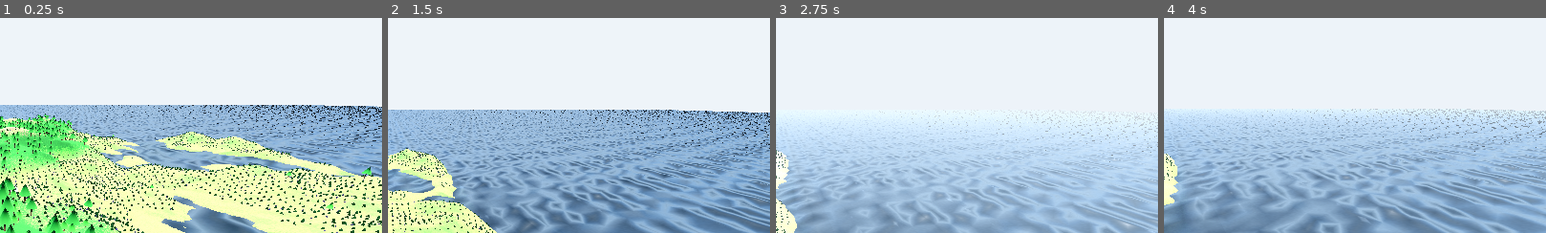
Above: before the commit, frames 1-4 (left to right).
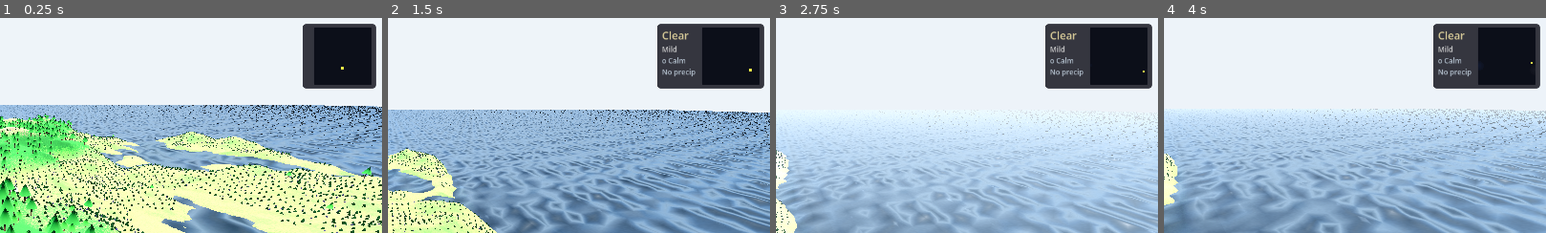
Above: after the commit, the same moments.

Repository: jpritchett/tweedempire
Game: Godot game, scene res://scenes/world.tscn
Same seed, same stepped clock (60 frames per second), same inputs: the game is played once before the commit and once after it.
Inputs (mouse positions are % of the whole screen's width and height, from its top left):
- Up to frame 1 (0.25 s): no input
- Up to frame 2 (1.5 s): tap Enter at 0.5 s; move the mouse to (72, 45) at 0.52 s; hold Right 0.53-1.28 s; hold Shift (cam_fast) 0.53-1.28 s; click (72, 45) at 0.67 s; move the mouse to (30, 55) at 1.27 s; hold Down from 1.28 s (still down); tap S (cam_pan_back) at 1.35 s; click (30, 55) at 1.42 s
- Up to frame 3 (2.75 s): move the mouse to (60, 28) at 2.02 s; release Down at 2.03 s; hold Right from 2.03 s (still down); hold W (cam_pan_forward) from 2.03 s (still down); click (60, 28) at 2.17 s
- Up to frame 4 (4 s): move the mouse to (45, 70) at 2.77 s; release Right at 2.78 s; release W (cam_pan_forward) at 2.78 s; hold Up 2.78-3.53 s; tap A (cam_pan_left) at 2.85 s; click (45, 70) at 2.92 s; move the mouse to (80, 65) at 3.52 s; hold Left from 3.53 s (still down); hold D (cam_pan_right) from 3.53 s (still down); click (80, 65) at 3.67 s
The pictures show only the part of the screen within x 50-100%, y 0-50%; the shares and areas given below are measured in that part.

The runs differ from the first frame. In frame 1, 5.8% of the frame differs, in the area x 79-99%, y 2-33%; in frame 2, 8.4%, in the area x 70-99%, y 2-33%; in frame 3, 8.4%; in frame 4, 8.4%.

Commit message:
Weather push

Diff:
--- /dev/null
+++ b/tweed_project/godot/src/ui/weather_hud.gd
@@ -0,0 +1,264 @@
+extends CanvasLayer
+class_name WeatherHUD
+## Combination weather indicator: current conditions readout + mini radar.
+
+const CONDITIONS_UPDATE_INTERVAL := 0.25  # ~4 Hz
+const RADAR_DISPLAY_SIZE := 96
+const GRID_SIZE := 64
+const WIND_ARROWS := ["→", "↘", "↓", "↙", "←", "↖", "↑", "↗"]
+
+# UI nodes
+var _panel: PanelContainer
+var _icon_label: Label
+var _temp_label: Label
+var _wind_label: Label
+var _precip_label: Label
+var _radar_rect: TextureRect
+var _radar_marker: ColorRect
+
+# Radar compositing
+var _radar_image: Image
+var _radar_texture: ImageTexture
+
+# References (set via setup())
+var _weather_controller: WeatherController
+var _camera: Camera3D
+
+# Throttle
+var _update_accum: float = 0.0
+
+func setup(controller: WeatherController, camera: Camera3D) -> void:
+	_weather_controller = controller
+	_camera = camera
+	Simulation.weather_stepped.connect(_on_weather_stepped)
+
+func _ready() -> void:
+	layer = 10
+	_build_ui()
+
+func _process(delta: float) -> void:
+	if _weather_controller == null:
+		return
+	_update_accum += delta
+	if _update_accum >= CONDITIONS_UPDATE_INTERVAL:
+		_update_accum -= CONDITIONS_UPDATE_INTERVAL
+		_update_conditions()
+
+# ── UI Construction ──────────────────────────────────────────────
+
+func _build_ui() -> void:
+	_panel = PanelContainer.new()
+	_panel.anchor_left = 1.0
+	_panel.anchor_top = 0.0
+	_panel.anchor_right = 1.0
+	_panel.anchor_bottom = 0.0
+	_panel.offset_left = -10.0
+	_panel.offset_top = 10.0
+	_panel.offset_right = -10.0
+	_panel.offset_bottom = 10.0
+	_panel.grow_horizontal = Control.GROW_DIRECTION_BEGIN
+	_panel.grow_vertical = Control.GROW_DIRECTION_END
+
+	var style := StyleBoxFlat.new()
+	style.bg_color = Color(0.08, 0.08, 0.12, 0.85)
+	style.corner_radius_top_left = 6
+	style.corner_radius_top_right = 6
+	style.corner_radius_bottom_left = 6
+	style.corner_radius_bottom_right = 6
+	style.content_margin_left = 8.0
+	style.content_margin_right = 8.0
+	style.content_margin_top = 6.0
+	style.content_margin_bottom = 6.0
+	_panel.add_theme_stylebox_override("panel", style)
+
+	var hbox := HBoxContainer.new()
+	hbox.add_theme_constant_override("separation", 10)
+	_panel.add_child(hbox)
+
+	# Left: conditions
+	var conditions := VBoxContainer.new()
+	conditions.add_theme_constant_override("separation", 2)
+	hbox.add_child(conditions)
+
+	_icon_label = Label.new()
+	_icon_label.add_theme_font_size_override("font_size", 18)
+	_icon_label.add_theme_color_override("font_color", Color(0.85, 0.8, 0.6))
+	conditions.add_child(_icon_label)
+
+	_temp_label = Label.new()
+	_temp_label.add_theme_font_size_override("font_size", 12)
+	conditions.add_child(_temp_label)
+
+	_wind_label = Label.new()
+	_wind_label.add_theme_font_size_override("font_size", 12)
+	_wind_label.add_theme_color_override("font_color", Color(0.7, 0.75, 0.8))
+	conditions.add_child(_wind_label)
+
+	_precip_label = Label.new()
+	_precip_label.add_theme_font_size_override("font_size", 12)
+	_precip_label.add_theme_color_override("font_color", Color(0.7, 0.75, 0.8))
+	conditions.add_child(_precip_label)
+
+	# Right: radar
+	var radar_panel := PanelContainer.new()
+	var radar_style := StyleBoxFlat.new()
+	radar_style.bg_color = Color(0.05, 0.06, 0.1, 0.9)
+	radar_style.corner_radius_top_left = 4
+	radar_style.corner_radius_top_right = 4
+	radar_style.corner_radius_bottom_left = 4
+	radar_style.corner_radius_bottom_right = 4
+	radar_panel.add_theme_stylebox_override("panel", radar_style)
+	hbox.add_child(radar_panel)
+
+	var radar_stack := Control.new()
+	radar_stack.custom_minimum_size = Vector2(RADAR_DISPLAY_SIZE, RADAR_DISPLAY_SIZE)
+	radar_panel.add_child(radar_stack)
+
+	_radar_rect = TextureRect.new()
+	_radar_rect.custom_minimum_size = Vector2(RADAR_DISPLAY_SIZE, RADAR_DISPLAY_SIZE)
+	_radar_rect.stretch_mode = TextureRect.STRETCH_SCALE
+	_radar_rect.texture_filter = CanvasItem.TEXTURE_FILTER_NEAREST
+	_radar_rect.mouse_filter = Control.MOUSE_FILTER_IGNORE
+	radar_stack.add_child(_radar_rect)
+
+	_radar_marker = ColorRect.new()
+	_radar_marker.color = Color(1.0, 1.0, 0.3, 0.9)
+	_radar_marker.size = Vector2(4, 4)
+	_radar_marker.mouse_filter = Control.MOUSE_FILTER_IGNORE
+	radar_stack.add_child(_radar_marker)
+
+	add_child(_panel)
+
+# ── Conditions Update ────────────────────────────────────────────
+
+func _update_conditions() -> void:
+	var rain: float = _weather_controller._local_rain
+	var fog: float = _weather_controller._local_fog
+	var temp: float = _weather_controller._local_temp
+	var wind: Vector2 = _weather_controller._local_wind
+
+	_icon_label.text = _get_weather_icon(rain, fog, temp)
+	_temp_label.text = _get_temp_word(temp)
+	_temp_label.add_theme_color_override("font_color", _get_temp_color(temp))
+	_wind_label.text = "%s %s" % [_get_wind_arrow(wind), _get_wind_strength(wind)]
+	_precip_label.text = _get_precip_text(rain, temp)
+
+func _get_weather_icon(rain: float, fog: float, temp: float) -> String:
+	if fog > 0.4:
+		return "Fog"
+	if rain > 0.3:
+		if temp < 0.3:
+			return "Snow"
+		elif rain > 0.7:
+			return "Storm"
+		else:
+			return "Rain"
+	if rain > 0.05:
+		return "Showers"
+	return "Clear"
+
+func _get_temp_word(temp: float) -> String:
+	if temp < 0.2: return "Cold"
+	if temp < 0.35: return "Cool"
+	if temp < 0.55: return "Mild"
+	if temp < 0.75: return "Warm"
+	return "Hot"
+
+func _get_temp_color(temp: float) -> Color:
+	if temp < 0.2: return Color(0.4, 0.6, 1.0)
+	if temp < 0.35: return Color(0.5, 0.7, 0.9)
+	if temp < 0.55: return Color(0.8, 0.8, 0.8)
+	if temp < 0.75: return Color(0.9, 0.7, 0.4)
+	return Color(1.0, 0.5, 0.3)
+
+func _get_wind_arrow(wind: Vector2) -> String:
+	if wind.length() < 0.1:
+		return "o"
+	var angle := wind.angle()
+	var idx := int(round(angle / (TAU / 8.0))) % 8
+	if idx < 0:
+		idx += 8
+	return WIND_ARROWS[idx]
+
+func _get_wind_strength(wind: Vector2) -> String:
+	var speed := wind.length()
+	if speed < 0.2: return "Calm"
+	if speed < 0.8: return "Light"
+	if speed < 1.5: return "Moderate"
+	if speed < 3.0: return "Strong"
+	return "Gale"
+
+func _get_precip_text(rain: float, temp: float) -> String:
+	if rain < 0.05:
+		return "No precip"
+	var type_word := "Snow" if temp < 0.3 else "Rain"
+	if rain < 0.3: return "Light %s" % type_word
+	if rain < 0.6: return "%s" % type_word
+	return "Heavy %s" % type_word
+
+# ── Radar Update ─────────────────────────────────────────────────
+
+func _on_weather_stepped() -> void:
+	_update_radar()
+	_update_marker()
+
+func _update_radar() -> void:
+	var sim := Simulation.weather_sim
+	if sim == null:
+		return
+
+	if _radar_image == null:
+		_radar_image = Image.create(GRID_SIZE, GRID_SIZE, false, Image.FORMAT_RGBA8)
+
+	for y in range(GRID_SIZE):
+		for x in range(GRID_SIZE):
+			var idx := y * GRID_SIZE + x
+			var r_val := clampf(sim.rain[idx], 0.0, 1.0)
+			var f_val := clampf(sim.fog[idx], 0.0, 1.0)
+			var t_val := clampf(sim.temperature[idx], 0.0, 1.0)
+
+			# Dark base
+			var color := Color(0.05, 0.06, 0.1, 0.9)
+
+			# Temperature tint
+			if t_val < 0.4:
+				var cold_t := (0.4 - t_val) / 0.4
+				color = color.lerp(Color(0.1, 0.15, 0.25, 0.9), cold_t * 0.4)
+			elif t_val > 0.6:
+				var warm_t := (t_val - 0.6) / 0.4
+				color = color.lerp(Color(0.2, 0.12, 0.05, 0.9), warm_t * 0.3)
+
+			# Fog: grey overlay
+			if f_val > 0.05:
+				color = color.lerp(Color(0.6, 0.6, 0.6, 0.9), f_val * 0.5)
+
+			# Precipitation
+			if r_val > 0.05:
+				var precip_color: Color
+				if t_val < 0.3:
+					precip_color = Color(0.8, 0.85, 1.0, 0.9)  # Snow
+				else:
+					precip_color = Color(0.2, 0.4, 0.9, 0.9)   # Rain
+				color = color.lerp(precip_color, r_val * 0.7)
+
+			_radar_image.set_pixel(x, y, color)
+
+	if _radar_texture == null:
+		_radar_texture = ImageTexture.create_from_image(_radar_image)
+	else:
+		_radar_texture.update(_radar_image)
+	_radar_rect.texture = _radar_texture
+
+func _update_marker() -> void:
+	if _camera == null:
+		return
+	var cam_pos := _camera.global_position
+	var sim := Simulation.weather_sim
+	if sim == null:
+		return
+	var u := clampf(cam_pos.x / sim._world_size.x, 0.0, 1.0)
+	var v := clampf(cam_pos.z / sim._world_size.y, 0.0, 1.0)
+	_radar_marker.position = Vector2(
+		u * RADAR_DISPLAY_SIZE - 2.0,
+		v * RADAR_DISPLAY_SIZE - 2.0
+	)
--- a/tweed_project/godot/src/world/world.gd
+++ b/tweed_project/godot/src/world/world.gd
@@ -18,6 +18,7 @@
 var enemy_spawner: EnemySpawner
 var inventory_hud: InventoryHUD
 var weather_controller: WeatherController
+var weather_hud: WeatherHUD
 
 # Stored for weather controller access
 var _sky_mat: ShaderMaterial
@@ -105,6 +106,11 @@
 		sun,
 		cam
 	)
+
+	# Setup weather HUD
+	weather_hud = WeatherHUD.new()
+	add_child(weather_hud)
+	weather_hud.setup(weather_controller, cam)
 
 	# Connect simulation signals
 	Simulation.tick_advanced.connect(_on_tick)
Not shown, added: tweed_project/docs/weatherplanforclaude.md
Not shown, added: tweed_project/weathersimulation.md
